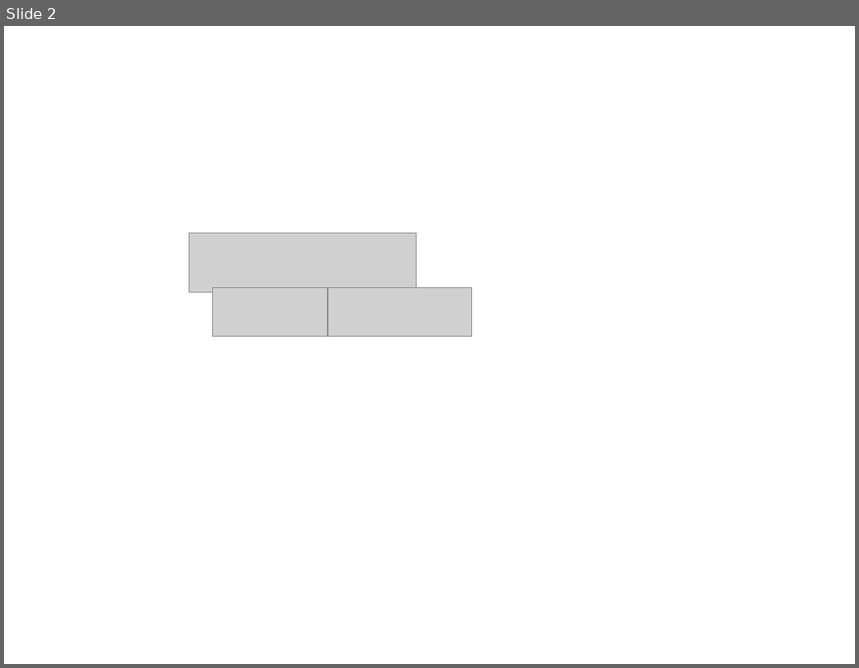
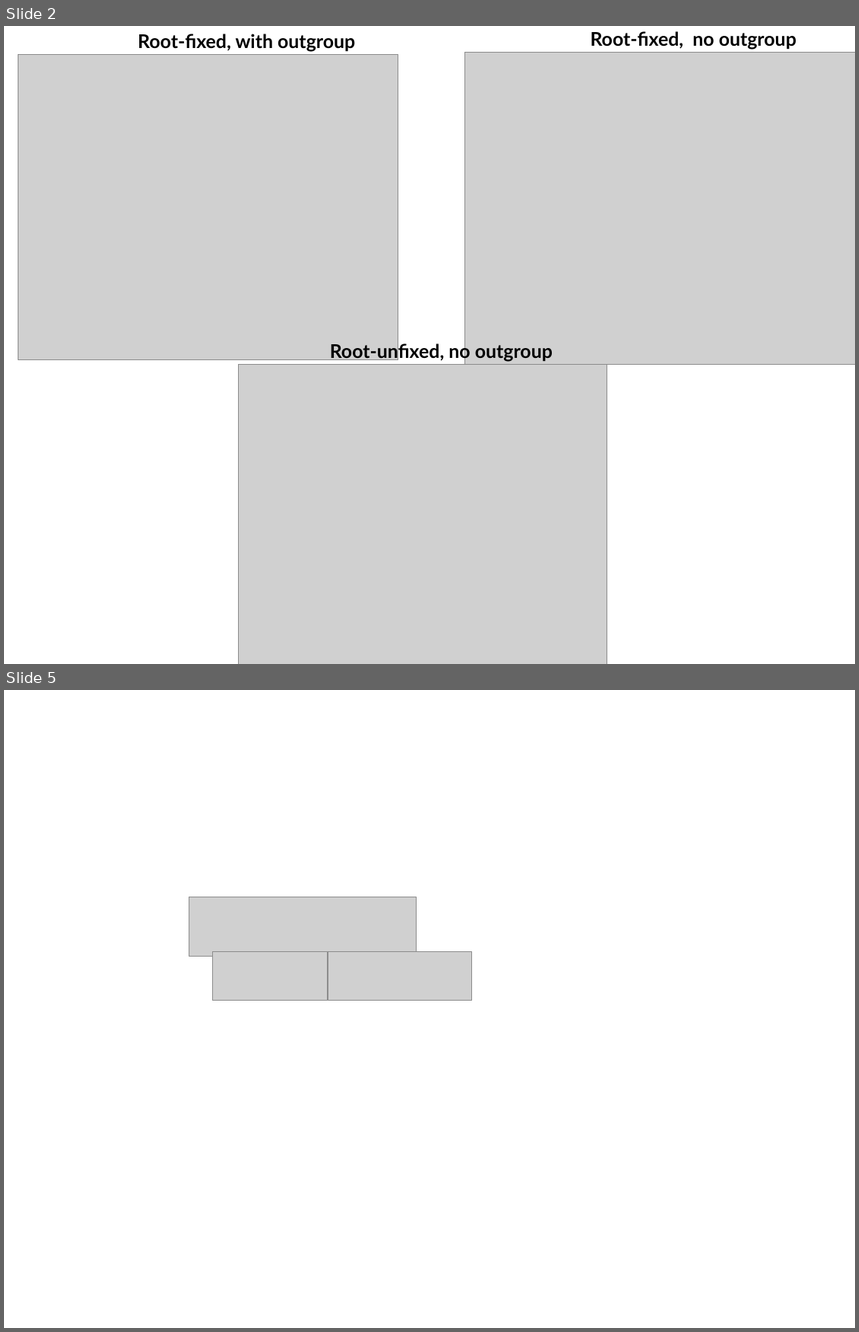
Before and after one commit to ytabatabaee/coalescent-based-dating, a slide deck: theory/figures.pptx. Shown one above the other, each under a label of ours: slide 2 before the commit, slides 2 and 5 after it; the slides between them are not shown. The pictures are 859x668 and 859x1332 pixels, drawn with LibreOffice and Linux fonts; fonts in the diff are those of the drawing; grey boxes stand for pictures. Boxes give left, top, right and bottom in pixels: in the first picture for what was removed or moved away, otherwise in the second. Text is boxed around its words. In the diff, an @@ line names an element or a change of style, - is before the commit and + after.

```diff
--- a/theory/figures.pptx
+++ b/theory/figures.pptx
@@ slide 2 added at (4,26,855,664), background #FFFFFF @@
@@ text added at (138,34,355,52), 32 pt, text #000000, bold @@
+Root-fixed, with outgroup
@@ text added at (591,31,797,49), 32 pt, text #000000, bold @@
+Root-fixed, no outgroup
@@ picture added at (18,55,398,360) @@
@@ picture added at (465,52,855,364) @@
@@ text added at (330,342,553,362), 32 pt, text #000000, bold @@
+Root-unfixed, no outgroup
@@ picture added at (239,364,607,664) @@
@@ what was slide 2 is now slide 5 @@
```
Also in this commit, not shown: 3 other slides added, 1 slide removed, 13 other files.
